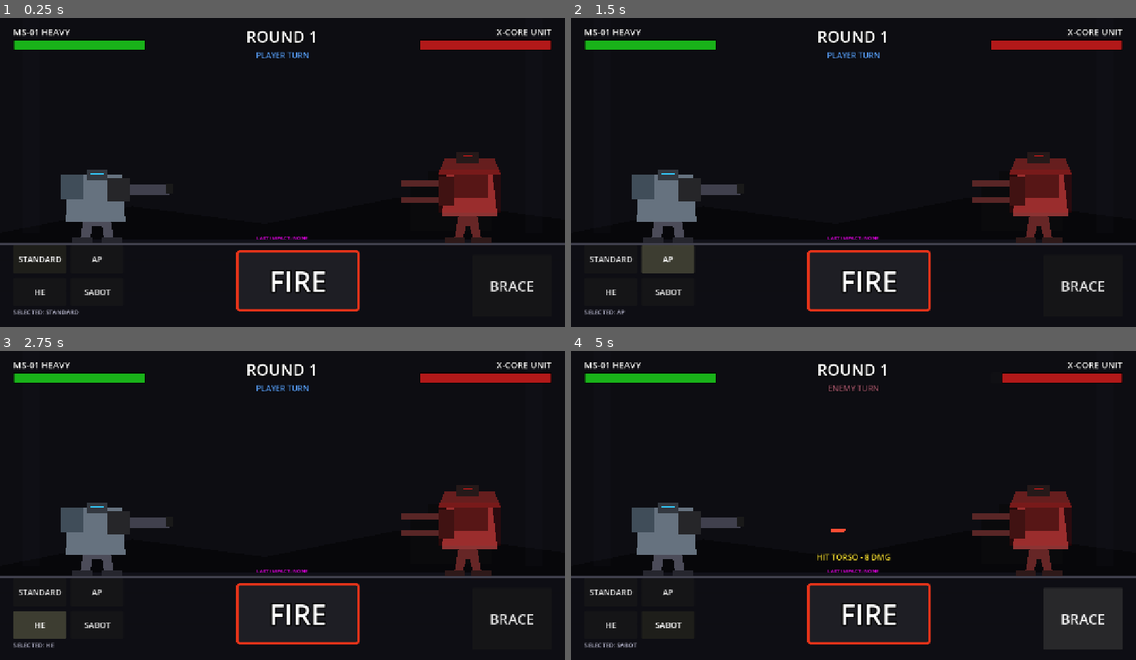
Above: before the commit, frames 1-4 (two rows, left to right).
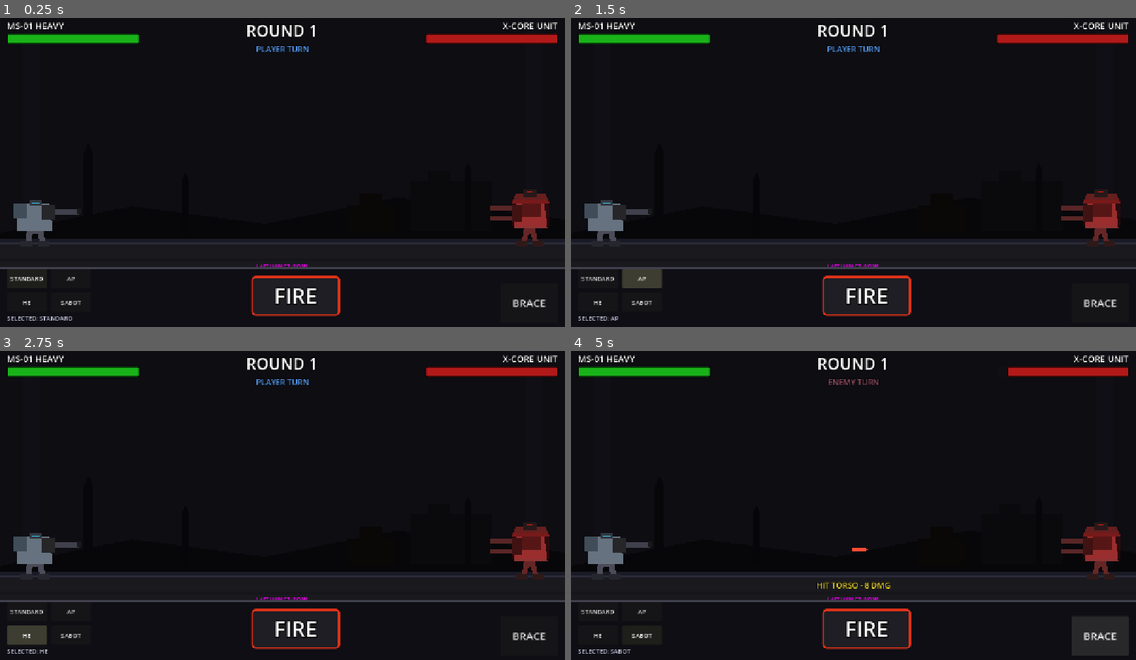
Above: after the commit, the same moments.

Repository: facesnatcher56-star/2DMech
Game: Godot game, scene res://scenes/battle_screen.tscn
Same seed, same stepped clock (60 frames per second), same inputs: the game is played once before the commit and once after it.
Inputs:
- Up to frame 1 (0.25 s): no input
- Up to frame 2 (1.5 s): click "STANDARD" at 0.5 s; click "AP" at 1.25 s
- Up to frame 3 (2.75 s): click "HE" at 2 s
- Up to frame 4 (5 s): click "SABOT" at 2.75 s; click "FIRE" at 3.5 s; click "BRACE" at 4.25 s

The runs differ from the first frame. In frame 1, 14% of the frame differs, in the area x 0-100%, y 1-98%; in frame 2, 15%; in frame 3, 14%; in frame 4, 15%, in the area x 0-100%, y 1-99%.

Commit message:
Visual pass: long-range duel layout and background depth
- Shrink mechs 40% (0.75 -> 0.45 scale) and push to screen edges
- Extend combat lane full width with stronger ground line
- Add four distant background silhouettes (towers, outpost, spire)
- Compact bottom UI: FIRE 280x140->200x90, BRACE 180x140->130x90, ammo buttons 120x64->90x44
- Reduce HUD margins 30->16px, panel expand margins 40->20px
- Adjust AimingFeedback spacer to clear smaller bottom panel

Co-Authored-By: Claude Sonnet 4.6 <noreply@anthropic.com>

Diff:
--- a/scenes/battle_screen.tscn
+++ b/scenes/battle_screen.tscn
@@ -34,16 +34,16 @@
 bg_color = Color(0.05, 0.05, 0.07, 0.85)
 border_width_top = 4
 border_color = Color(0.25, 0.25, 0.3, 1)
-expand_margin_left = 40.0
-expand_margin_right = 40.0
-expand_margin_bottom = 40.0
+expand_margin_left = 20.0
+expand_margin_right = 20.0
+expand_margin_bottom = 20.0
 
 [sub_resource type="StyleBoxFlat" id="StyleBoxFlat_fire"]
 bg_color = Color(0.12, 0.12, 0.14, 1)
-border_width_left = 6
-border_width_top = 6
-border_width_right = 6
-border_width_bottom = 6
+border_width_left = 4
+border_width_top = 4
+border_width_right = 4
+border_width_bottom = 4
 border_color = Color(0.9, 0.2, 0.1, 1)
 corner_radius_top_left = 8
 corner_radius_top_right = 8
@@ -107,6 +107,26 @@
 color = Color(0.04, 0.04, 0.05, 1)
 polygon = PackedVector2Array(-150, 20, -150, -120, -100, -120, -100, -150, -40, -150, -40, -120, 80, -120, 80, 20)
 
+[node name="DistantTower1" type="Polygon2D" parent="Background"]
+position = Vector2(200, 500)
+color = Color(0.03, 0.03, 0.04, 1)
+polygon = PackedVector2Array(-10, 0, -10, -180, -3, -200, 3, -200, 10, -180, 10, 0)
+
+[node name="DistantTower2" type="Polygon2D" parent="Background"]
+position = Vector2(420, 500)
+color = Color(0.025, 0.025, 0.035, 1)
+polygon = PackedVector2Array(-7, 0, -7, -120, 0, -138, 7, -120, 7, 0)
+
+[node name="FarOutpost" type="Polygon2D" parent="Background"]
+position = Vector2(840, 500)
+color = Color(0.04, 0.03, 0.03, 1)
+polygon = PackedVector2Array(-55, 0, -55, -60, -25, -60, -25, -90, 25, -90, 25, -60, 55, -60, 55, 0)
+
+[node name="FarSpire" type="Polygon2D" parent="Background"]
+position = Vector2(1060, 500)
+color = Color(0.03, 0.03, 0.04, 1)
+polygon = PackedVector2Array(-8, 0, -8, -140, 0, -158, 8, -140, 8, 0)
+
 [node name="HangarBeams" type="Node2D" parent="Background"]
 modulate = Color(1, 1, 1, 0.07)
 
@@ -146,17 +166,17 @@
 color = Color(0, 0, 0, 1)
 
 [node name="CombatLane" type="ColorRect" parent="Ground"]
-offset_left = 200.0
-offset_top = -4.0
-offset_right = 1080.0
-offset_bottom = 2.0
-color = Color(0.4, 0.4, 0.6, 0.1)
+offset_left = 0.0
+offset_top = -6.0
+offset_right = 1280.0
+offset_bottom = 6.0
+color = Color(0.45, 0.45, 0.65, 0.18)
 
 [node name="Mechs" type="Node2D" parent="."]
 
 [node name="PlayerMech" type="Node2D" parent="Mechs"]
-position = Vector2(220, 530)
-scale = Vector2(0.75, 0.75)
+position = Vector2(80, 530)
+scale = Vector2(0.45, 0.45)
 
 [node name="Feet" type="Node2D" parent="Mechs/PlayerMech"]
 
@@ -232,8 +252,8 @@
 position = Vector2(20, 15)
 
 [node name="EnemyMech" type="Node2D" parent="Mechs"]
-position = Vector2(1060, 530)
-scale = Vector2(-0.75, 0.75)
+position = Vector2(1200, 530)
+scale = Vector2(-0.45, 0.45)
 
 [node name="Feet" type="Node2D" parent="Mechs/EnemyMech"]
 
@@ -422,10 +442,10 @@
 anchor_bottom = 1.0
 grow_horizontal = 2
 grow_vertical = 2
-theme_override_constants/margin_left = 30
-theme_override_constants/margin_top = 30
-theme_override_constants/margin_right = 30
-theme_override_constants/margin_bottom = 30
+theme_override_constants/margin_left = 16
+theme_override_constants/margin_top = 16
+theme_override_constants/margin_right = 16
+theme_override_constants/margin_bottom = 16
 
 [node name="TopUI" type="HBoxContainer" parent="HUD/Controls"]
 layout_mode = 2
@@ -577,7 +597,7 @@
 show_percentage = false
 
 [node name="Spacer" type="Control" parent="HUD/Controls/AimingFeedback"]
-custom_minimum_size = Vector2(0, 160)
+custom_minimum_size = Vector2(0, 110)
 layout_mode = 2
 
 [node name="BottomUI" type="PanelContainer" parent="HUD/Controls"]
@@ -587,7 +607,7 @@
 
 [node name="HBox" type="HBoxContainer" parent="HUD/Controls/BottomUI"]
 layout_mode = 2
-theme_override_constants/separation = 50
+theme_override_constants/separation = 24
 
 [node name="AmmoSection" type="VBoxContainer" parent="HUD/Controls/BottomUI/HBox"]
 layout_mode = 2
@@ -599,27 +619,27 @@
 columns = 2
 
 [node name="Standard" type="Button" parent="HUD/Controls/BottomUI/HBox/AmmoSection/AmmoButtons"]
-custom_minimum_size = Vector2(120, 64)
-layout_mode = 2
-theme_override_font_sizes/font_size = 18
+custom_minimum_size = Vector2(90, 44)
+layout_mode = 2
+theme_override_font_sizes/font_size = 14
 text = "STANDARD"
 
 [node name="AP" type="Button" parent="HUD/Controls/BottomUI/HBox/AmmoSection/AmmoButtons"]
-custom_minimum_size = Vector2(120, 64)
-layout_mode = 2
-theme_override_font_sizes/font_size = 18
+custom_minimum_size = Vector2(90, 44)
+layout_mode = 2
+theme_override_font_sizes/font_size = 14
 text = "AP"
 
 [node name="HE" type="Button" parent="HUD/Controls/BottomUI/HBox/AmmoSection/AmmoButtons"]
-custom_minimum_size = Vector2(120, 64)
-layout_mode = 2
-theme_override_font_sizes/font_size = 18
+custom_minimum_size = Vector2(90, 44)
+layout_mode = 2
+theme_override_font_sizes/font_size = 14
 text = "HE"
 
 [node name="Sabot" type="Button" parent="HUD/Controls/BottomUI/HBox/AmmoSection/AmmoButtons"]
-custom_minimum_size = Vector2(120, 64)
-layout_mode = 2
-theme_override_font_sizes/font_size = 18
+custom_minimum_size = Vector2(90, 44)
+layout_mode = 2
+theme_override_font_sizes/font_size = 14
 text = "SABOT"
 
 [node name="SelectedAmmoLabel" type="Label" parent="HUD/Controls/BottomUI/HBox/AmmoSection"]
@@ -635,21 +655,21 @@
 alignment = 1
 
 [node name="FireButton" type="Button" parent="HUD/Controls/BottomUI/HBox/FireContainer"]
-custom_minimum_size = Vector2(280, 140)
+custom_minimum_size = Vector2(200, 90)
 layout_mode = 2
 size_flags_horizontal = 4
 theme_override_colors/font_color = Color(1, 1, 1, 1)
 theme_override_colors/font_outline_color = Color(0, 0, 0, 1)
-theme_override_constants/outline_size = 12
-theme_override_font_sizes/font_size = 64
+theme_override_constants/outline_size = 8
+theme_override_font_sizes/font_size = 48
 theme_override_styles/normal = SubResource("StyleBoxFlat_fire")
 text = "FIRE"
 
 [node name="BraceButton" type="Button" parent="HUD/Controls/BottomUI/HBox"]
-custom_minimum_size = Vector2(180, 140)
+custom_minimum_size = Vector2(130, 90)
 layout_mode = 2
 size_flags_vertical = 8
-theme_override_font_sizes/font_size = 32
+theme_override_font_sizes/font_size = 24
 text = "BRACE"
 
 [node name="AimingSystem" type="Node" parent="."]
